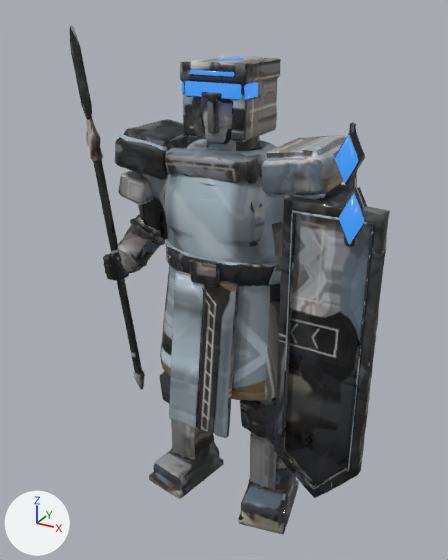
Before and after pictures for a commit that changed the glTF model games/vale/art/out/fighters/ardit/ardit_chalkline.glb.
Rendered twice from a 50 mm lens placed at (1.34, -2.53, 2.55), pointed at (-0.04, -0.01, 1.29). Arrows for +X, +Y and +Z are at lower left; the lights stay in place. The first picture is the older version. Vertices at exactly the same position are counted once.

The first picture shows 'ardit_accent', 'ardit_chalkline'.
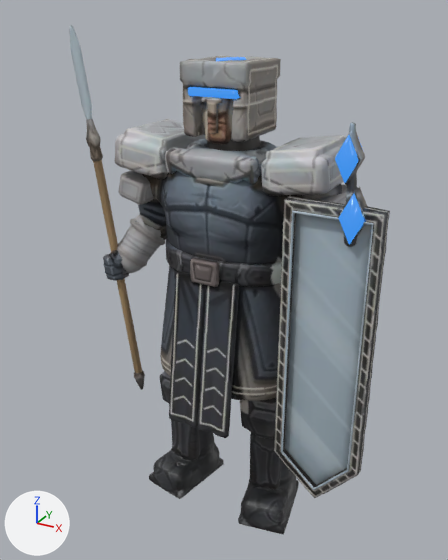
Boxes [x1, y1, x2, y2] around the edits, measured in the pictures (448 x 560 px; the box of a moved part takes in the faces that stretch with it):
part 1 of me_ardit_accent, rebuilt
    before: [219, 57, 243, 61]
    after: [216, 57, 246, 61]
part 2 of me_ardit_accent, rebuilt (10% narrower, 32% shorter)
    before: [185, 81, 243, 99]
    after: [188, 87, 240, 99]
part 3 of me_ardit_accent, deleted
    before: [244, 82, 258, 99]
part 4 of me_ardit_accent, deleted
    before: [189, 70, 234, 77]
part 5 of me_ardit, moved or reshaped
    both: [180, 56, 281, 142]
part 6 of me_ardit, surface changed
    both: [70, 26, 390, 535]

Edits to the bpy script that builds the scene:
```text
Change me_ardit_accent:
    used by ob_ardit_accent; location = (0.0, 0.0, 0.0)
    remove me_ardit_accent.from_pydata(...)  # 302 vertices, 568 faces; spans x -0.174..0.72, y -0.279..0.098, z 1.696..2.349
    add me_ardit_accent.from_pydata(...)  # 295 vertices, 566 faces; spans x -0.131..0.72, y -0.279..0.124, z 1.696..2.349
    me_ardit_accent part 1: the loose piece of 70 vertices spanning x -0.072..0.047, y -0.098..0.098, z 2.337..2.349 is rebuilt with 128 vertices and now spans x -0.088..0.063, y -0.124..0.124, z 2.337..2.349
    me_ardit_accent part 2: the loose piece of 42 vertices spanning x -0.146..0.137, y -0.172..-0.148, z 2.203..2.263 is rebuilt with 35 vertices and now spans x -0.131..0.124, y -0.172..-0.148, z 2.203..2.239
    me_ardit_accent part 3: the loose piece of 20 vertices spanning x 0.126..0.15, y -0.157..-0.054, z 2.203..2.263 is deleted
    me_ardit_accent part 4: the loose piece of 19 vertices spanning x -0.117..0.094, y -0.178..-0.166, z 2.293..2.311 is deleted
    other edits to the shape of me_ardit_accent do not show in these pictures
Change me_ardit:
    used by ob_ardit_chalkline; location = (0.0, 0.0, 0.0)
    remove me_ardit.from_pydata(...)  # 9937 vertices, 19949 faces; spans x -0.8..0.8, y -0.37..0.35, z 0.0..2.48
    add me_ardit.from_pydata(...)  # 9939 vertices, 19945 faces; spans x -0.8..0.8, y -0.37..0.35, z 0.0..2.48
    me_ardit part 5: 30 vertices moved within x -0.17..0.15, y -0.18..0.16, z 2.05..2.35; 218 vertices removed from x -0.18..0.15, y -0.18..0.17, z 2.03..2.35; 220 vertices added at x -0.18..0.15, y -0.18..0.17, z 2.03..2.35
    me_ardit part 6: 18355 kept faces spanning x -0.8..0.8, y -0.37..0.35, z 0.0..2.48 get new texture (UV) coordinates
    other edits to the shape of me_ardit do not show in these pictures
```
